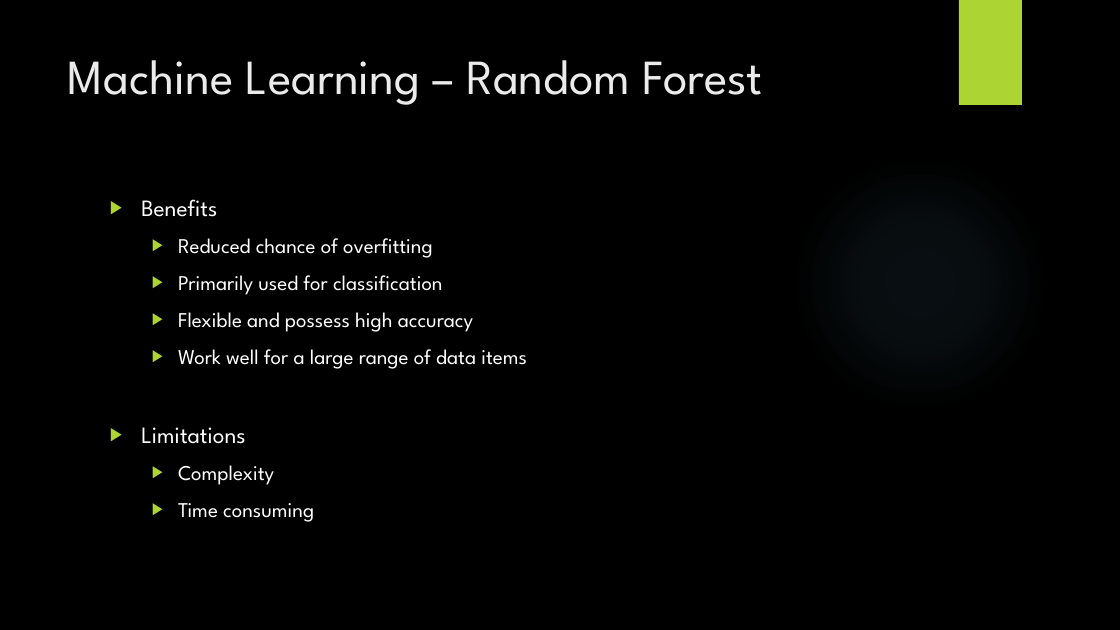
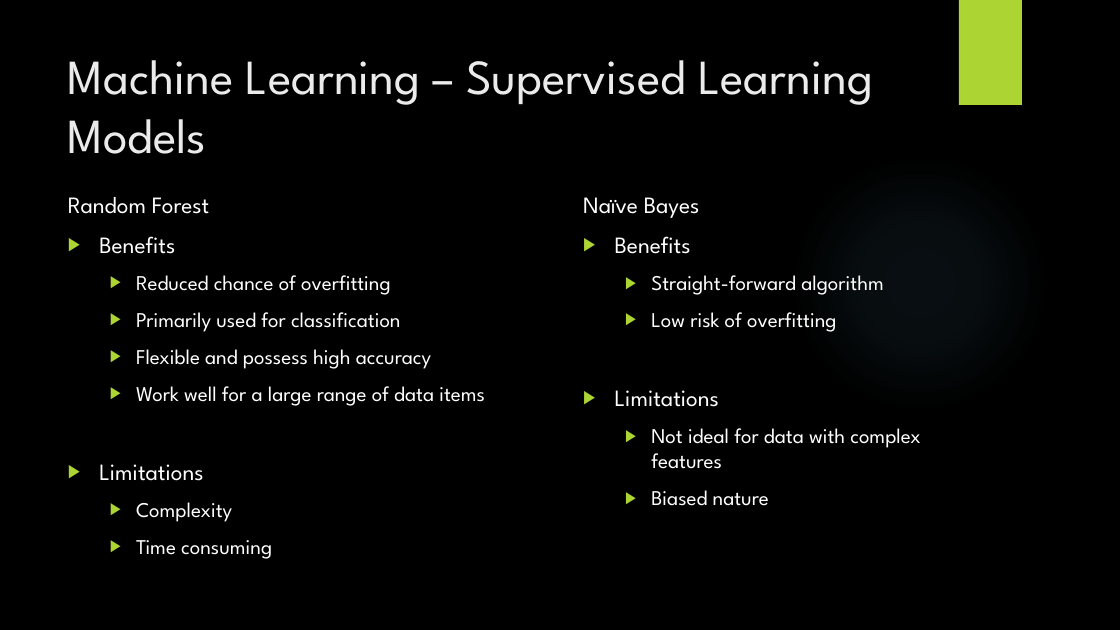
Before and after one commit to johnsetzer3/Disease_Prediction, a slide deck: slide 17 of Team_Code Blue Final Project.pptx (slide 14 before the commit). Drawn at 1120x630 pixels with LibreOffice and Linux fonts; fonts in the diff are those of the drawing; background and template pictures are left out. Boxes give left, top, right and bottom in pixels: in the first picture for what was removed or moved away, otherwise in the second. Text is boxed around its words. In the diff, an @@ line names an element or a change of style, - is before the commit and + after.

```diff
--- a/Team_Code Blue Final Project.pptx
+++ b/Team_Code Blue Final Project.pptx
@@ title at <box>68,60,873,154</box>: text changed @@
-Machine Learning – Random Forest
+Machine Learning – Supervised Learning Models
@@ text "Random Forest": place and size @@
-text "Random Forest" at <box>141,199,527,522</box>
+text "Random Forest" at <box>68,197,485,559</box>
@@ text at <box>68,197,209,214</box>: paragraph added @@
+Random Forest
@@ text added at <box>583,197,921,506</box>, 18 pt, text #FFFFFF @@
+Naïve Bayes
+▶ Benefits
+  ▶ Straight-forward algorithm
+  ▶ Low risk of overfitting
+▶ Limitations
+  ▶ Not ideal for data with complex features
+  ▶ Biased nature
```
Also in this commit, not shown: 7 other slides changed, 4 slides added, 4 slides removed.
